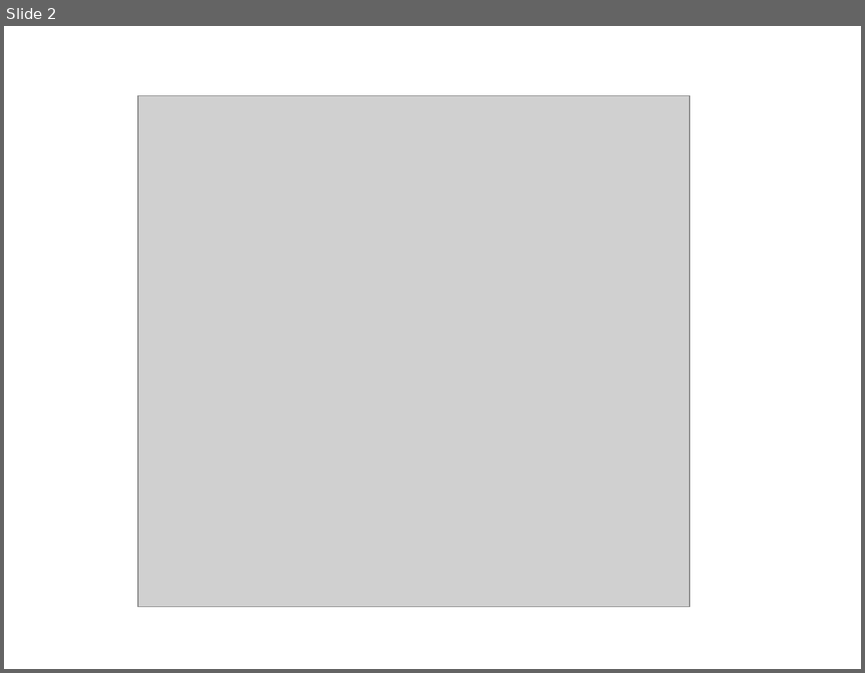
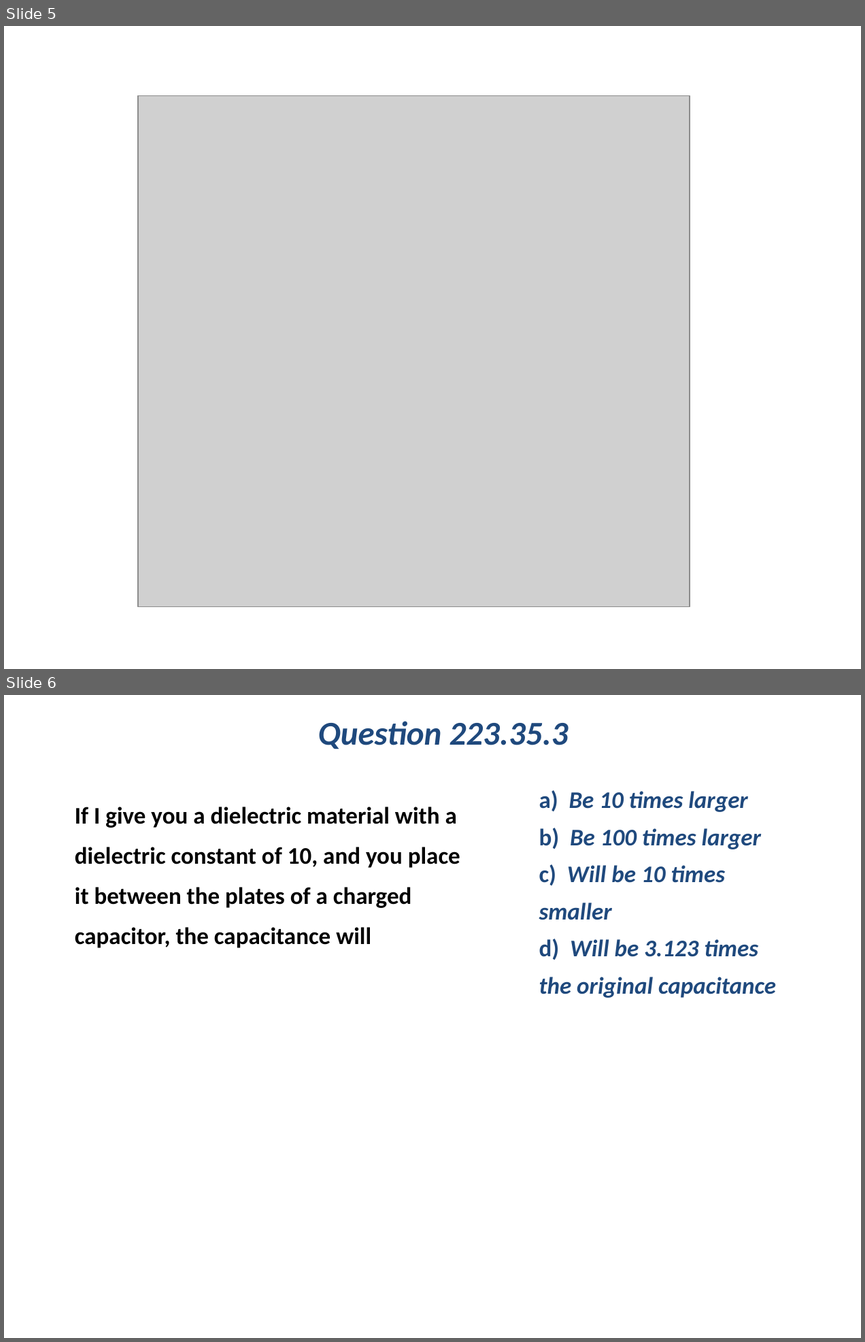
Before and after one commit to rtlines/PH223-Engineering-Physics, a slide deck: Slides/PH223_Lecture_35.pptx. Shown one above the other, each under a label of ours: slide 2 before the commit, slides 5 and 6 after it. The pictures are 865x673 and 865x1342 pixels, drawn with LibreOffice and Linux fonts; fonts in the diff are those of the drawing; grey boxes stand for pictures. Boxes give left, top, right and bottom in pixels: in the first picture for what was removed or moved away, otherwise in the second. Text is boxed around its words. In the diff, an @@ line names an element or a change of style, - is before the commit and + after.

```diff
--- a/Slides/PH223_Lecture_35.pptx
+++ b/Slides/PH223_Lecture_35.pptx
@@ slide 6 added at <box>4,695,861,1338</box>, background #FFFFFF @@
@@ text added at <box>318,721,568,749</box>, 28 pt, text #1F497D, bold, italic @@
+Question 223.35.3
@@ text added at <box>539,790,776,998</box>, 20 pt, text #1F497D, bold, italic @@
+a) Be 10 times larger
+b) Be 100 times larger
+c) Will be 10 times smaller
+d) Will be 3.123 times the original capacitance
@@ text added at <box>75,807,460,948</box>, 20 pt, text #000000, bold @@
+If I give you a dielectric material with a dielectric constant of 10, and you place it between the plates of a charged capacitor, the capacitance will
@@ what was slide 2 is now slide 5 @@
```
Also in this commit, not shown: 1 slide changed, 9 other slides added, 14 other files.
